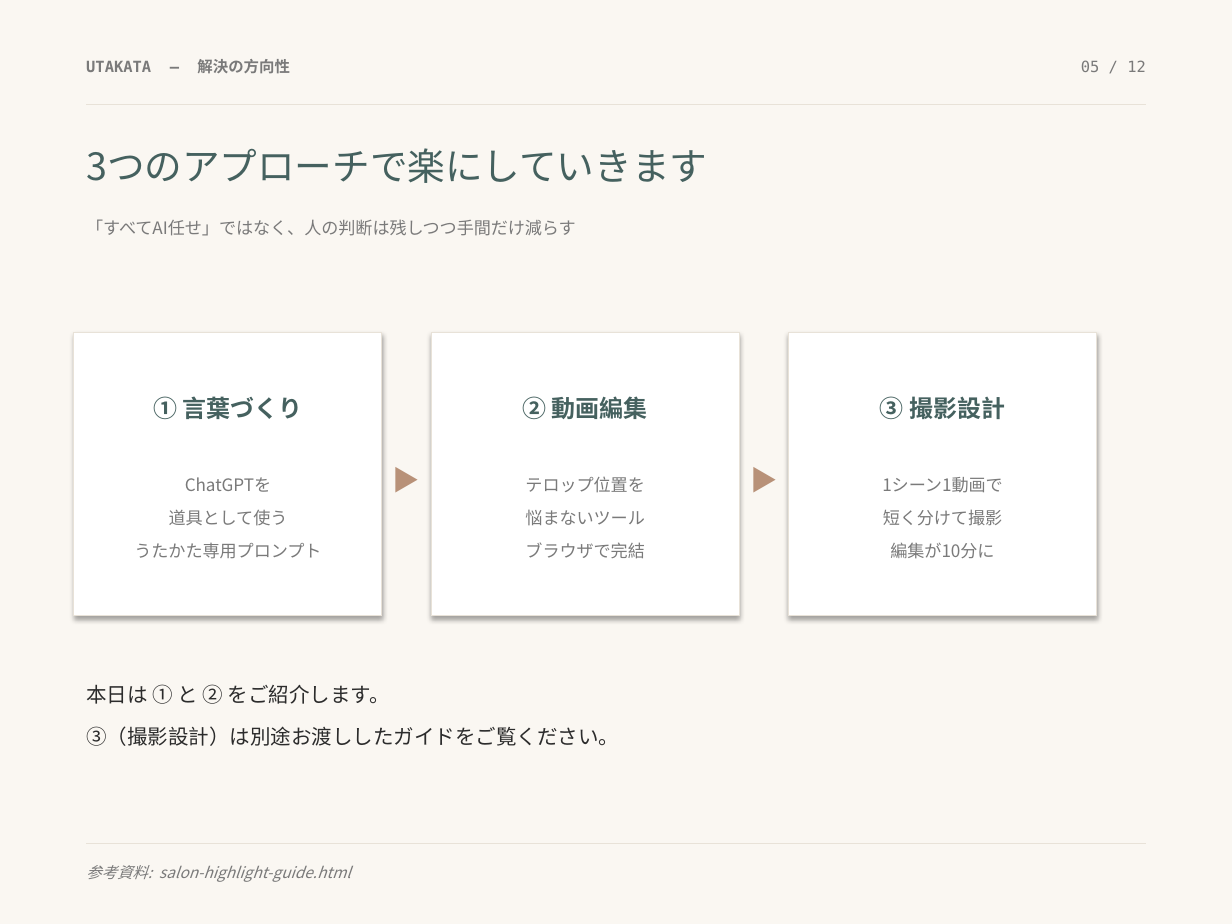
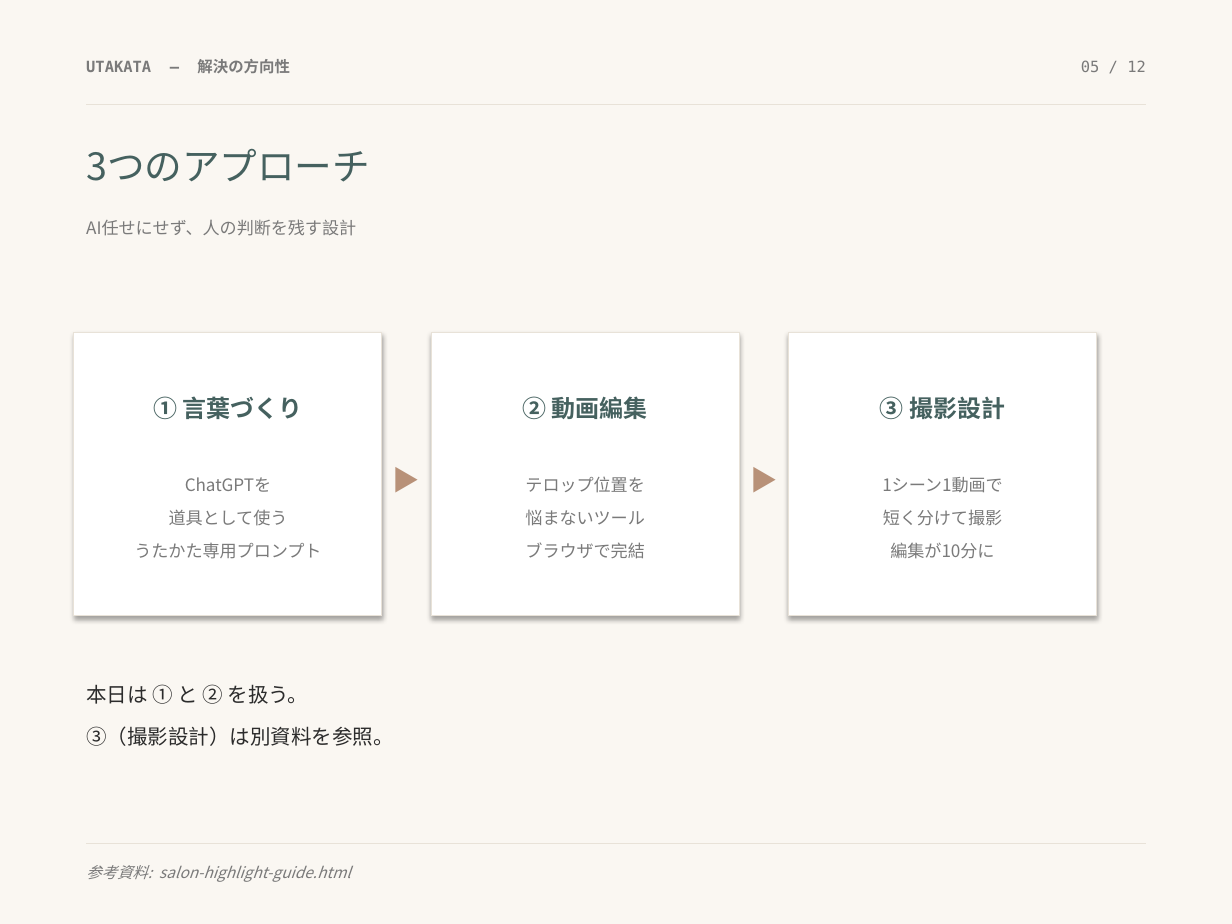
Before and after one commit to yamada-netizen/utakata-subtitle, a slide deck: slide 5 of salon-slides.pptx. Drawn at 1232x924 pixels with LibreOffice and Linux fonts; fonts in the diff are those of the drawing. Boxes give left, top, right and bottom in pixels: in the first picture for what was removed or moved away, otherwise in the second. Text is boxed around its words. In the diff, an @@ line names an element or a change of style, - is before the commit and + after.

```diff
--- a/salon-slides.pptx
+++ b/salon-slides.pptx
@@ text at <box>86,149,370,182</box>: text changed @@
-3つのアプローチで楽にしていきます
+3つのアプローチ
@@ text at <box>86,219,356,236</box>: text changed @@
-「すべてAI任せ」ではなく、人の判断は残しつつ手間だけ減らす
+AI任せにせず、人の判断を残す設計
@@ text at <box>86,684,394,746</box>: text changed @@
-本日は ① と ② をご紹介します。
-③（撮影設計）は別途お渡ししたガイドをご覧ください。
+本日は ① と ② を扱う。
+③（撮影設計）は別資料を参照。
```
Also in this commit, not shown: 11 other slides changed, 1 slide added, 1 slide removed, 2 other files.
